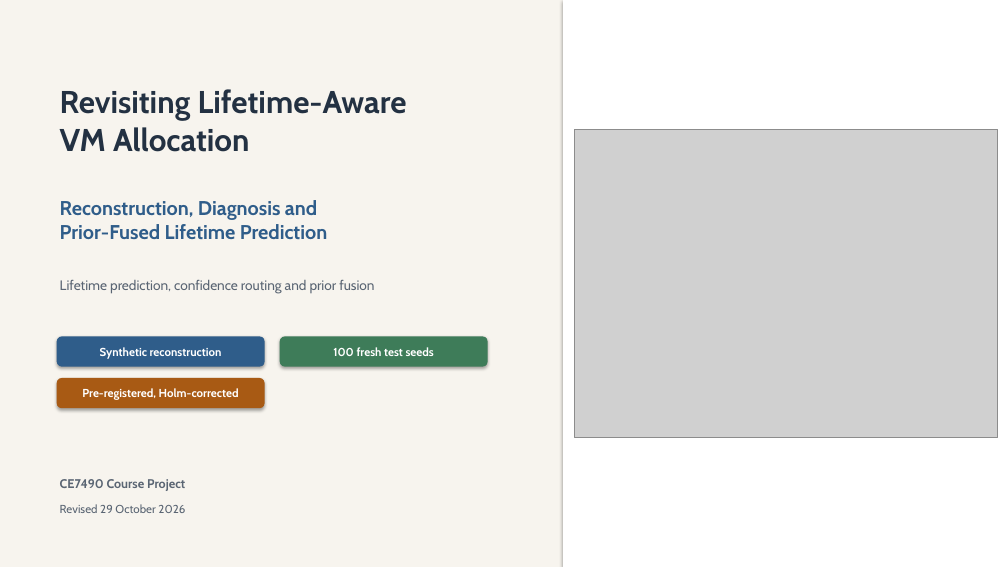
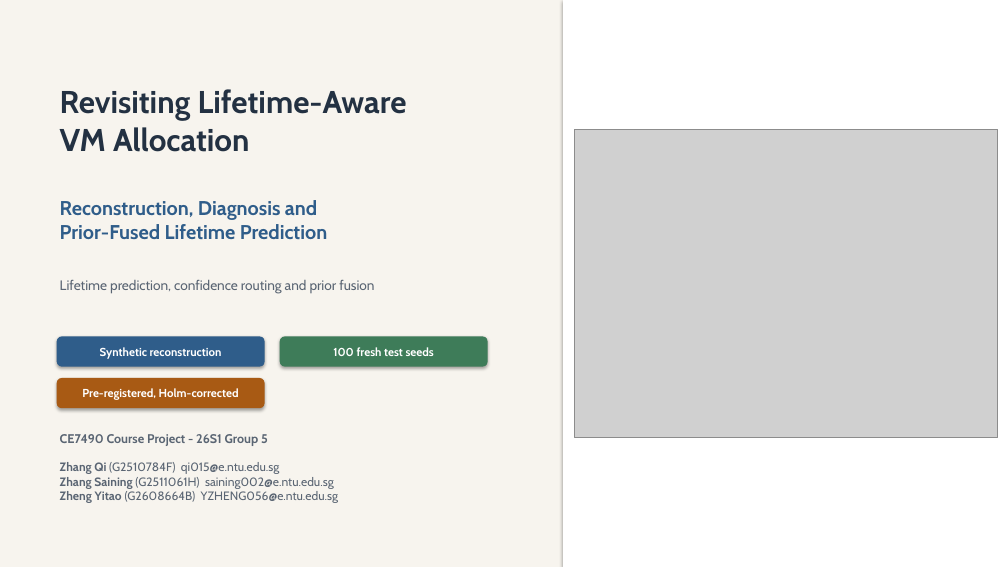
Before and after one commit to xxxmian/CE7490-P2_Revisiting_LAVA, a slide deck: slide 1 of Revisiting_Lifetime_Aware_VM_Allocation_Presentation_v3.pptx. Drawn at 1008x567 pixels with LibreOffice and Linux fonts; fonts in the diff are those of the drawing; grey boxes stand for pictures. Boxes give left, top, right and bottom in pixels: in the first picture for what was removed or moved away, otherwise in the second. Text is boxed around its words. In the diff, an @@ line names an element or a change of style, - is before the commit and + after.

Commit message:
Add 26S1 Group 5 authors to report and presentation

```diff
--- a/Revisiting_Lifetime_Aware_VM_Allocation_Presentation_v3.pptx
+++ b/Revisiting_Lifetime_Aware_VM_Allocation_Presentation_v3.pptx
@@ text at (60, 434, 268, 446): text changed @@
-CE7490 Course Project
+CE7490 Course Project - 26S1 Group 5
@@ text at (60, 462, 339, 503): text changed; size 11 to 11.5 pt @@
-Revised 29 October 2026
+Zhang Qi (G2510784F) qi015@e.ntu.edu.sg
+Zhang Saining (G2511061H) saining002@e.ntu.edu.sg
+Zheng Yitao (G2608664B) YZHENG056@e.ntu.edu.sg
```
Also in this commit, not shown: 6 other files.
